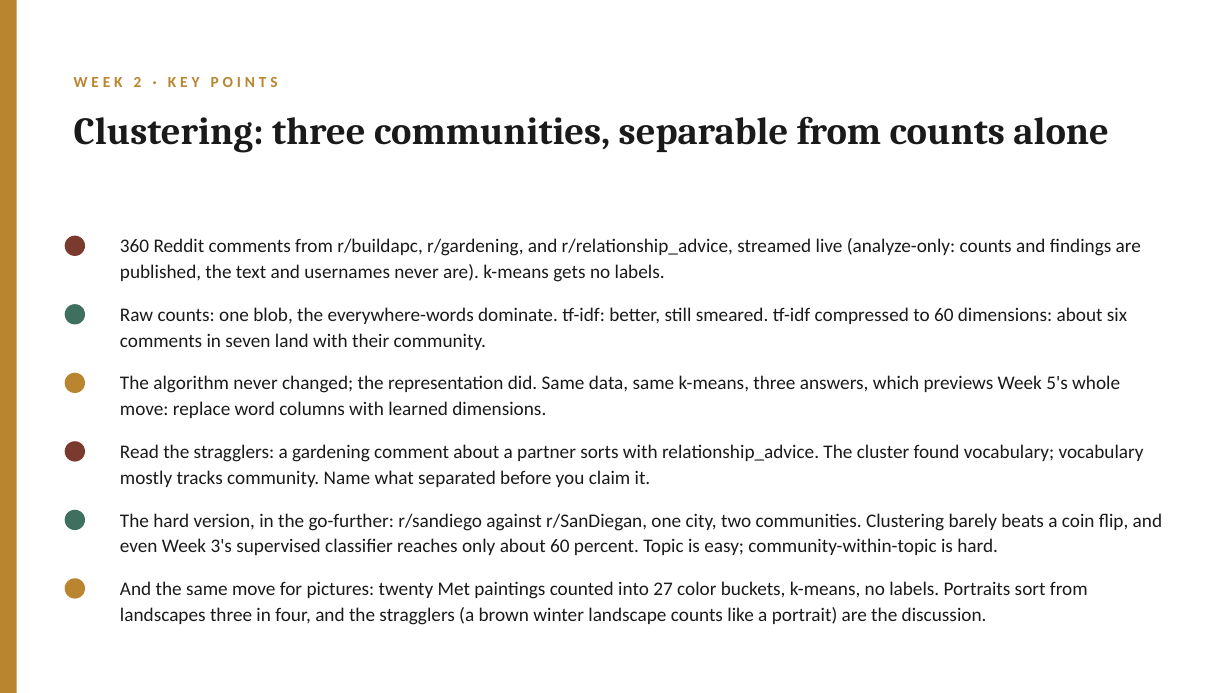
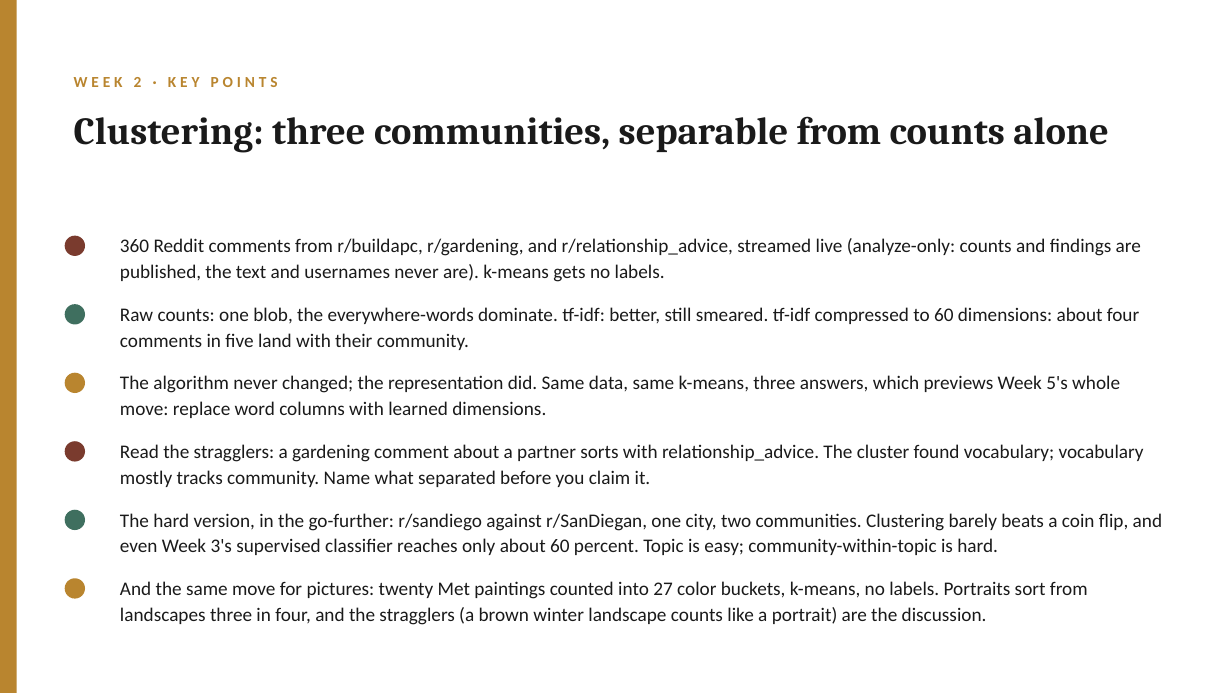
Before and after one commit to lucianli123/culture-as-data-2026, a slide deck: slide 9 of slides/pptx/week-02.pptx. Drawn at 1232x693 pixels with LibreOffice and Linux fonts; fonts in the diff are those of the drawing. Boxes give left, top, right and bottom in pixels: in the first picture for what was removed or moved away, otherwise in the second. Text is boxed around its words. In the diff, an @@ line names an element or a change of style, - is before the commit and + after.

```diff
--- a/slides/pptx/week-02.pptx
+++ b/slides/pptx/week-02.pptx
@@ text at [120, 307, 1139, 350]: text changed @@
-Raw counts: one blob, the everywhere-words dominate. tf-idf: better, still smeared. tf-idf compressed to 60 dimensions: about six comments in seven land with their community.
+Raw counts: one blob, the everywhere-words dominate. tf-idf: better, still smeared. tf-idf compressed to 60 dimensions: about four comments in five land with their community.
```
Also in this commit, not shown: 1 other slide changed, 14 other files.
